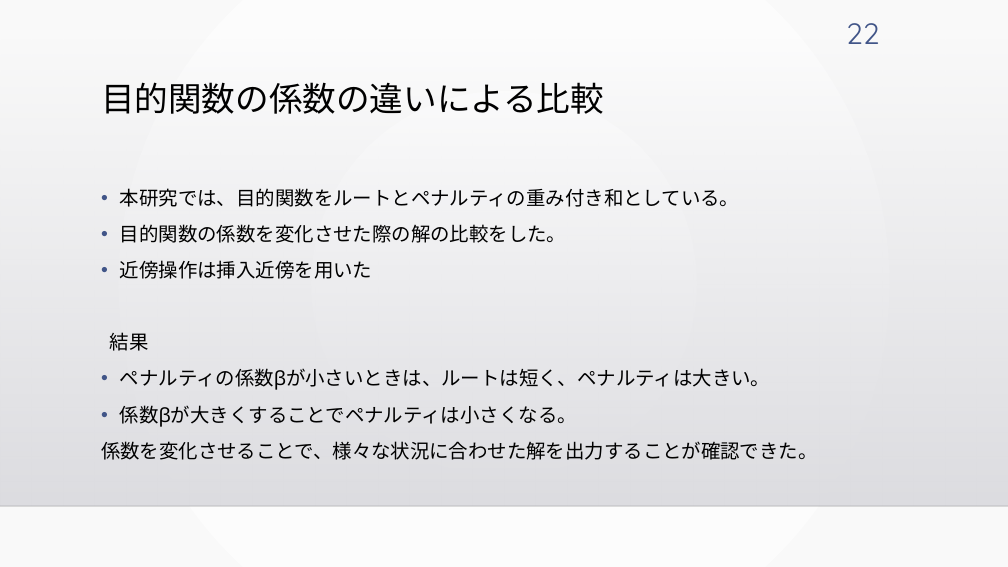
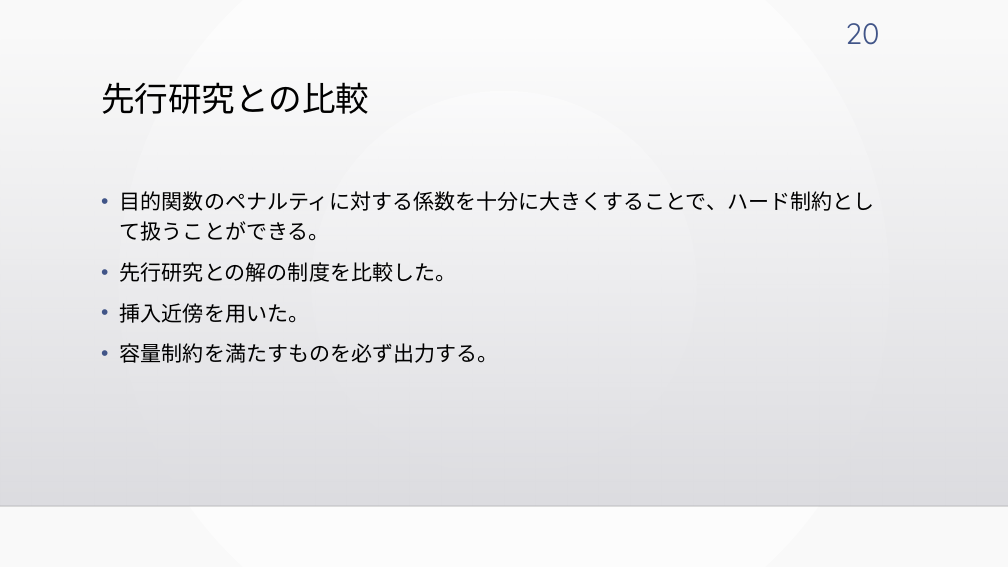
Before and after one commit to kotaro400/DARP, a slide deck: slide 20 of 卒論発表_10分用.pptx (slide 22 before the commit). Drawn at 1008x567 pixels with LibreOffice and Linux fonts; fonts in the diff are those of the drawing; background and template pictures are left out. Boxes give left, top, right and bottom in pixels: in the first picture for what was removed or moved away, otherwise in the second. Text is boxed around its words. In the diff, an @@ line names an element or a change of style, - is before the commit and + after.

```diff
--- a/卒論発表_10分用.pptx
+++ b/卒論発表_10分用.pptx
@@ page number at (845, 23, 879, 45): text changed @@
-22
+20
@@ title at (101, 82, 370, 114): text changed @@
-目的関数の係数の違いによる比較
+先行研究との比較
@@ text at (120, 191, 875, 363): text changed; size 18.5 to 20 pt @@
-• 本研究では、目的関数をルートとペナルティの重み付き和としている。
-• 目的関数の係数を変化させた際の解の比較をした。
-• 近傍操作は挿入近傍を用いた
-結果
-• ペナルティの係数βが小さいときは、ルートは短く、ペナルティは大きい。
-• 係数βが大きくすることでペナルティは小さくなる。
-係数を変化させることで、様々な状況に合わせた解を出力することが確認できた。
+• 目的関数のペナルティに対する係数を十分に大きくすることで、ハード制約として扱うことができる。
+• 先行研究との解の制度を比較した。
+• 挿入近傍を用いた。
+• 容量制約を満たすものを必ず出力する。
```
Also in this commit, not shown: 12 other slides changed, 1 slide added, 2 slides removed.
